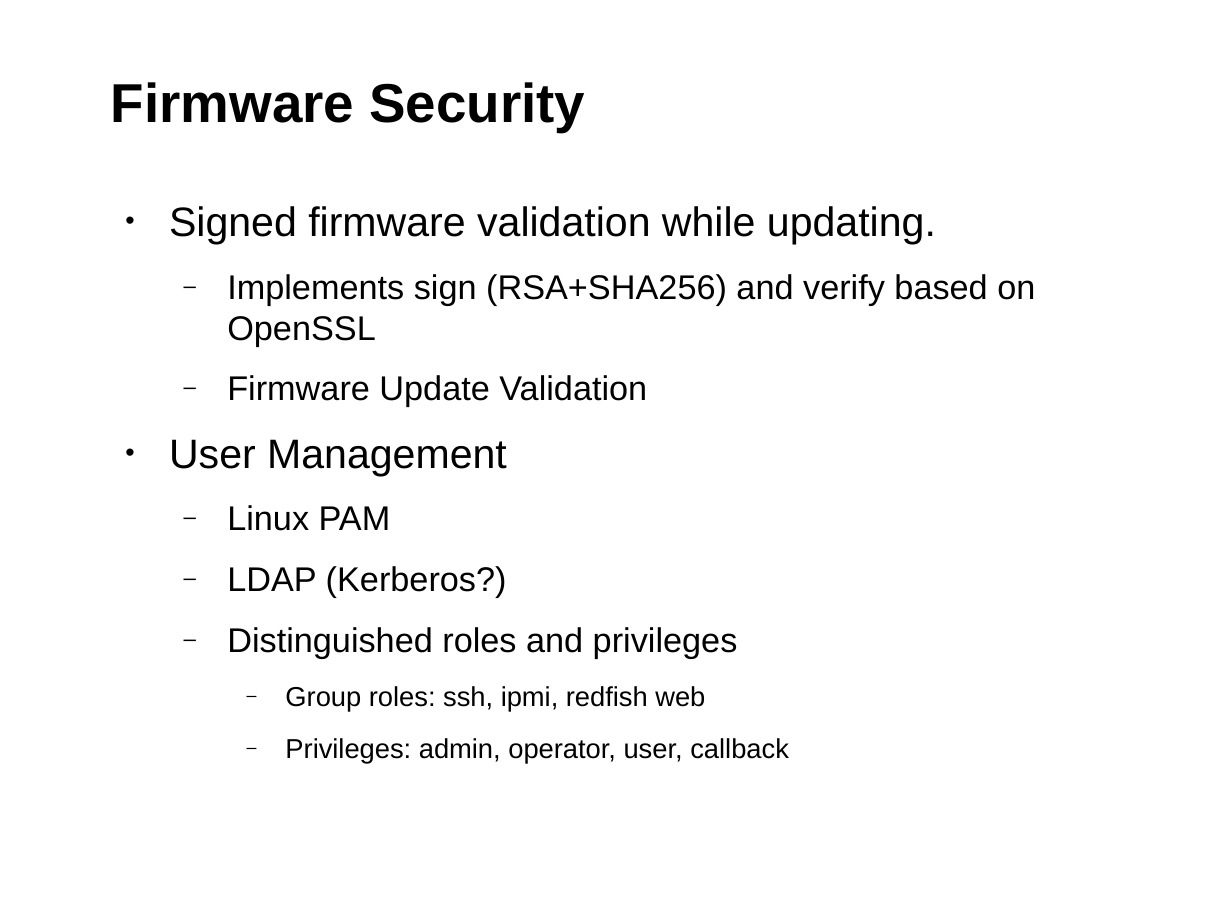
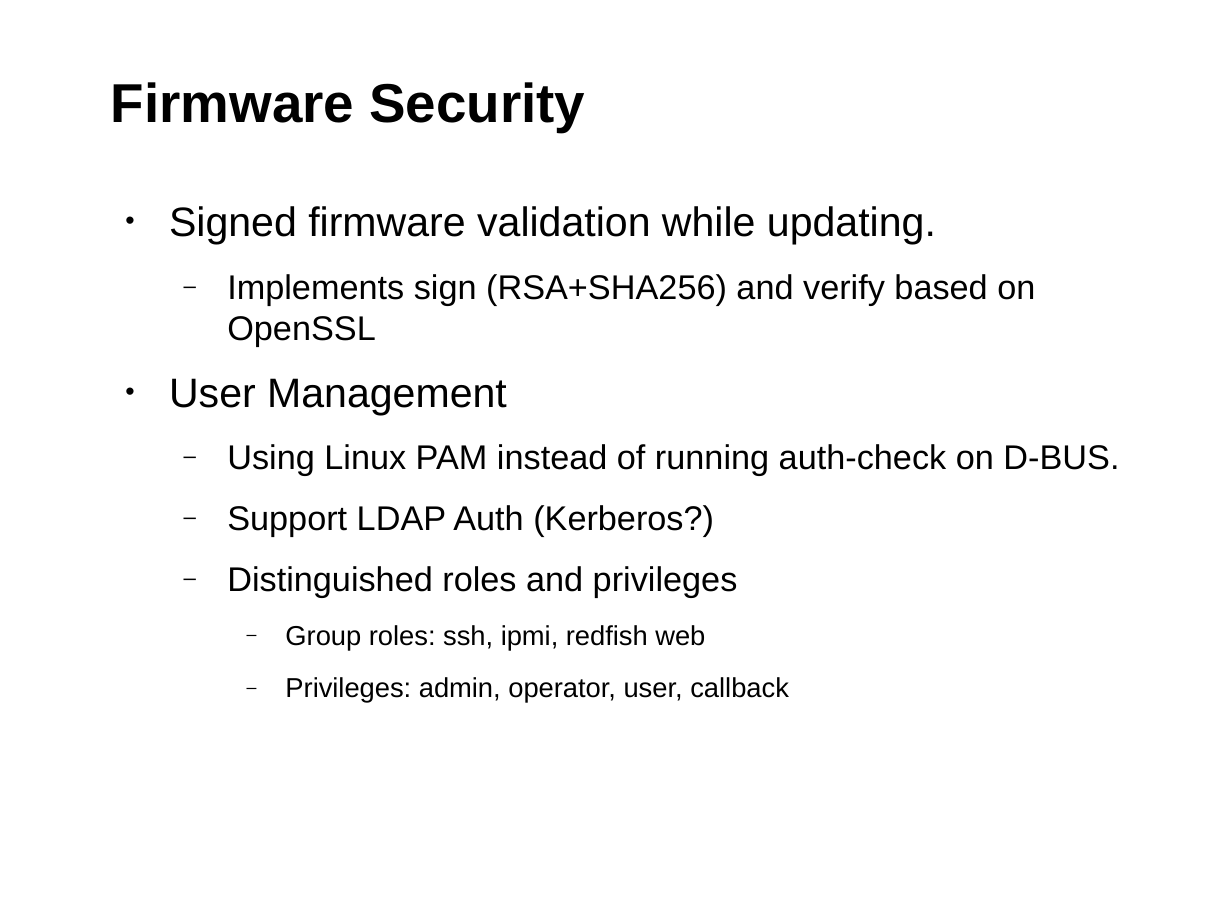
Before and after one commit to chesterlintw/conf-docs, a slide deck: slide 33 of suse-lab-conf/2019/proceeding/openbmc.odp. Drawn at 1232x924 pixels with LibreOffice and Linux fonts; fonts in the diff are those of the drawing; background and template pictures are left out. Boxes give left, top, right and bottom in pixels: in the first picture for what was removed or moved away, otherwise in the second. Text is boxed around its words. In the diff, an @@ line names an element or a change of style, - is before the commit and + after.

```diff
--- a/suse-lab-conf/2019/proceeding/openbmc.odp
+++ b/suse-lab-conf/2019/proceeding/openbmc.odp
@@ text at bbox=[227, 375, 647, 407]: paragraph removed @@
-  ‒ Firmware Update Validation
@@ text at bbox=[227, 444, 1119, 537]: text changed @@
-  ‒ Linux PAM
-  ‒ LDAP (Kerberos?)
+  ‒ Using Linux PAM instead of running auth-check on D-BUS.
+  ‒ Support LDAP Auth (Kerberos?)
```
Also in this commit, not shown: 23 other slides changed, 4 slides added, 8 slides removed.
